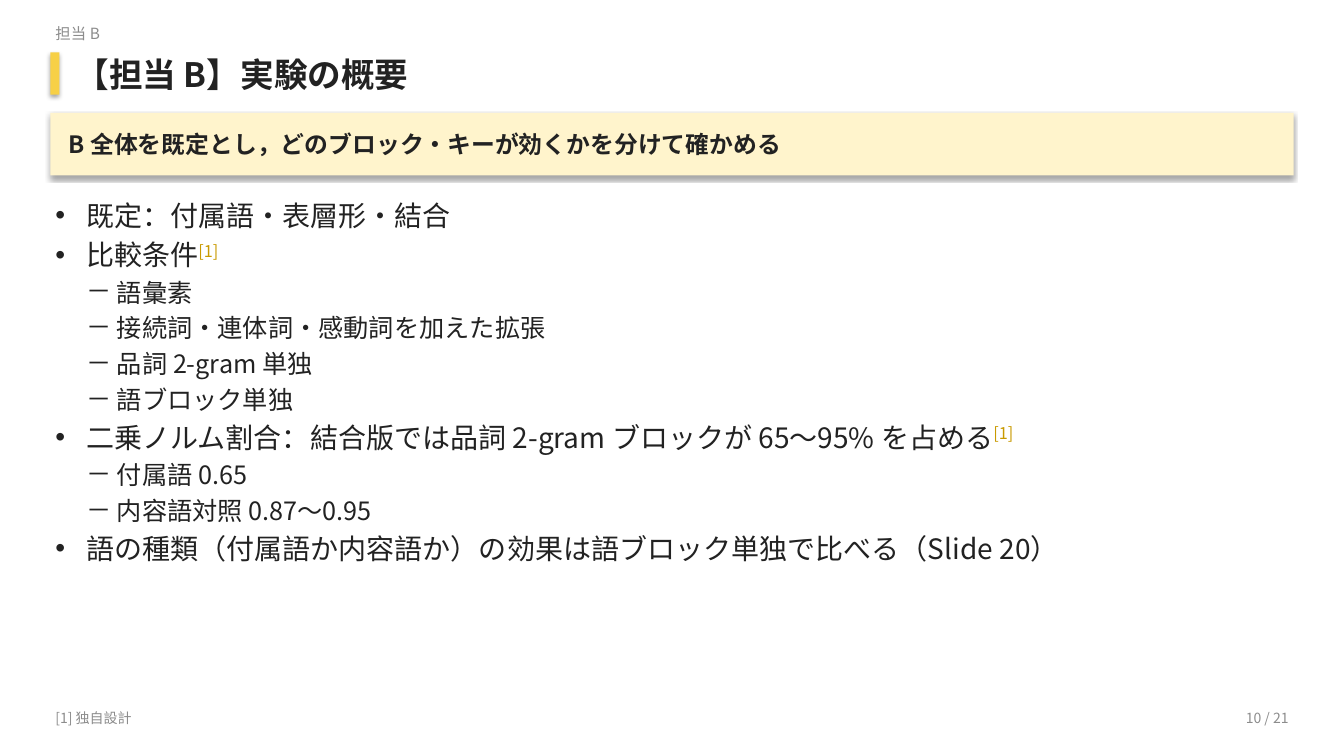
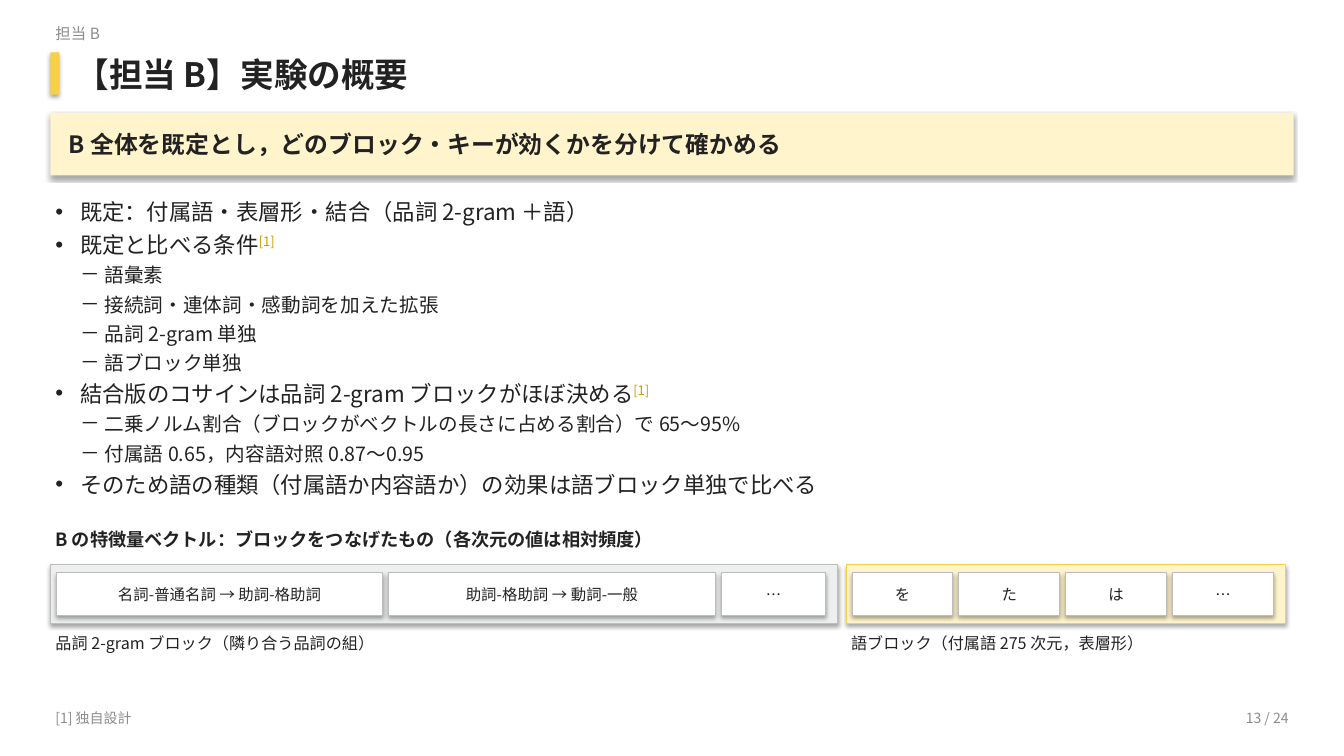
Before and after one commit to matsumoto-af22041/text-author-identifier-nlps, a slide deck: slide 13 of presentation/slides.pptx (slide 10 before the commit). Drawn at 1344x756 pixels with LibreOffice and Linux fonts; fonts in the diff are those of the drawing. Boxes give left, top, right and bottom in pixels: in the first picture for what was removed or moved away, otherwise in the second. Text is boxed around its words. In the diff, an @@ line names an element or a change of style, - is before the commit and + after.

```diff
--- a/presentation/slides.pptx
+++ b/presentation/slides.pptx
@@ text at (x1=80, y1=201, x2=589, y2=255): text changed; size 20 to 16 pt @@
-• 既定：付属語・表層形・結合
-• 比較条件[1]
+• 既定：付属語・表層形・結合（品詞 2-gram ＋語）
+• 既定と比べる条件[1]
@@ text at (x1=105, y1=265, x2=439, y2=372): size 18 to 14 pt in "語彙素", "接続詞・連体詞・感動詞を加えた拡張", "品詞 2-gram 単独", "語ブロック単独"; indent changed; line spacing 1 to 16.8pt @@
@@ text at (x1=80, y1=383, x2=817, y2=495): text changed; size 20 to 16 pt @@
-• 二乗ノルム割合：結合版では品詞 2-gram ブロックが 65～95% を占める[1]
-－ 付属語 0.65
-－ 内容語対照 0.87～0.95
-• 語の種類（付属語か内容語か）の効果は語ブロック単独で比べる（Slide 20）
+• 結合版のコサインは品詞 2-gram ブロックがほぼ決める[1]
+－ 二乗ノルム割合（ブロックがベクトルの長さに占める割合）で 65～95%
+－ 付属語 0.65，内容語対照 0.87～0.95
+• そのため語の種類（付属語か内容語か）の効果は語ブロック単独で比べる
@@ text added at (x1=55, y1=530, x2=653, y2=548), 13 pt, text #222222, bold @@
+B の特徴量ベクトル：ブロックをつなげたもの（各次元の値は相対頻度）
@@ rectangle added at (x1=50, y1=565, x2=838, y2=623), fill #EEF0F0, outline #BDBDBD 0.75 pt @@
@@ rectangle added at (x1=846, y1=565, x2=1286, y2=623), fill #FFF4CC, outline #F7D046 0.75 pt @@
@@ rectangle added at (x1=56, y1=573, x2=383, y2=615), fill #FFFFFF, outline #BDBDBD 0.75 pt, 11 pt, text #222222 @@
+名詞-普通名詞 → 助詞-格助詞
@@ rectangle added at (x1=389, y1=573, x2=716, y2=615), fill #FFFFFF, outline #BDBDBD 0.75 pt, 11 pt, text #222222 @@
+助詞-格助詞 → 動詞-一般
@@ rectangle added at (x1=721, y1=573, x2=826, y2=615), fill #FFFFFF, outline #BDBDBD 0.75 pt, 11 pt, text #222222 @@
+…
@@ rectangle added at (x1=852, y1=573, x2=953, y2=615), fill #FFFFFF, outline #BDBDBD 0.75 pt, 11 pt, text #222222 @@
+を
@@ rectangle added at (x1=959, y1=573, x2=1060, y2=615), fill #FFFFFF, outline #BDBDBD 0.75 pt, 11 pt, text #222222 @@
+た
@@ rectangle added at (x1=1066, y1=573, x2=1167, y2=615), fill #FFFFFF, outline #BDBDBD 0.75 pt, 11 pt, text #222222 @@
+は
@@ rectangle added at (x1=1173, y1=573, x2=1273, y2=615), fill #FFFFFF, outline #BDBDBD 0.75 pt, 11 pt, text #222222 @@
+…
@@ text added at (x1=55, y1=635, x2=374, y2=653), 11.5 pt, text #222222 @@
+品詞 2-gram ブロック（隣り合う品詞の組）
@@ text added at (x1=851, y1=635, x2=1143, y2=651), 11.5 pt, text #222222 @@
+語ブロック（付属語 275 次元，表層形）
@@ text at (x1=1246, y1=712, x2=1289, y2=723): text changed @@
-10 / 21
+13 / 24
```
Also in this commit, not shown: 33 other slides changed, 7 slides added, 2 slides removed, 25 other files.
